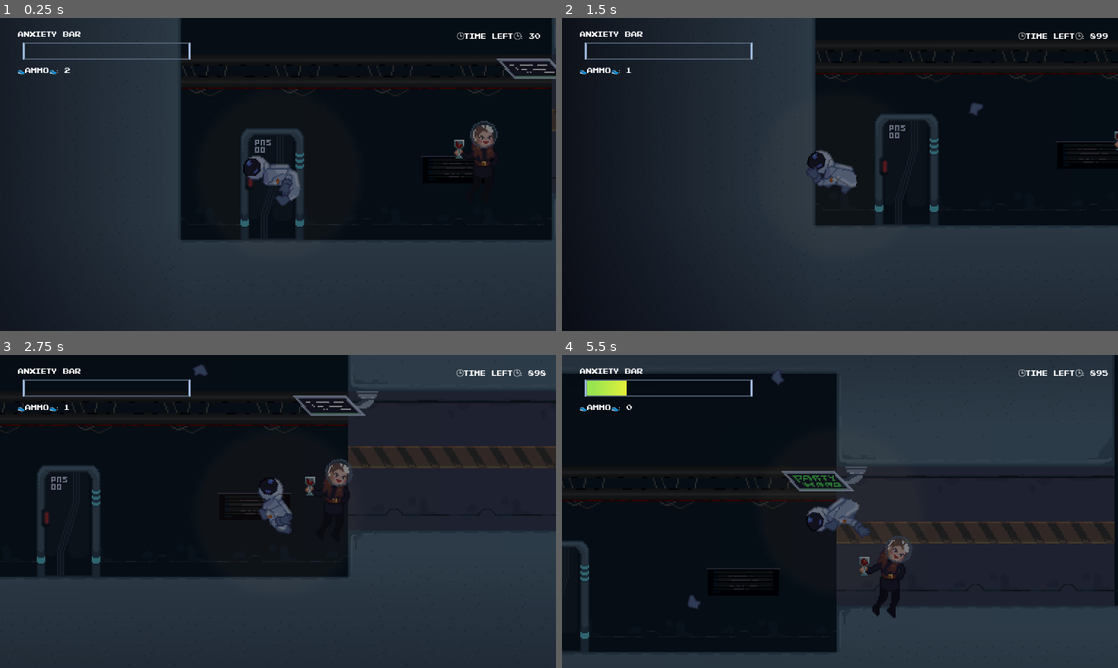
Above: before the commit, frames 1-4 (two rows, left to right).
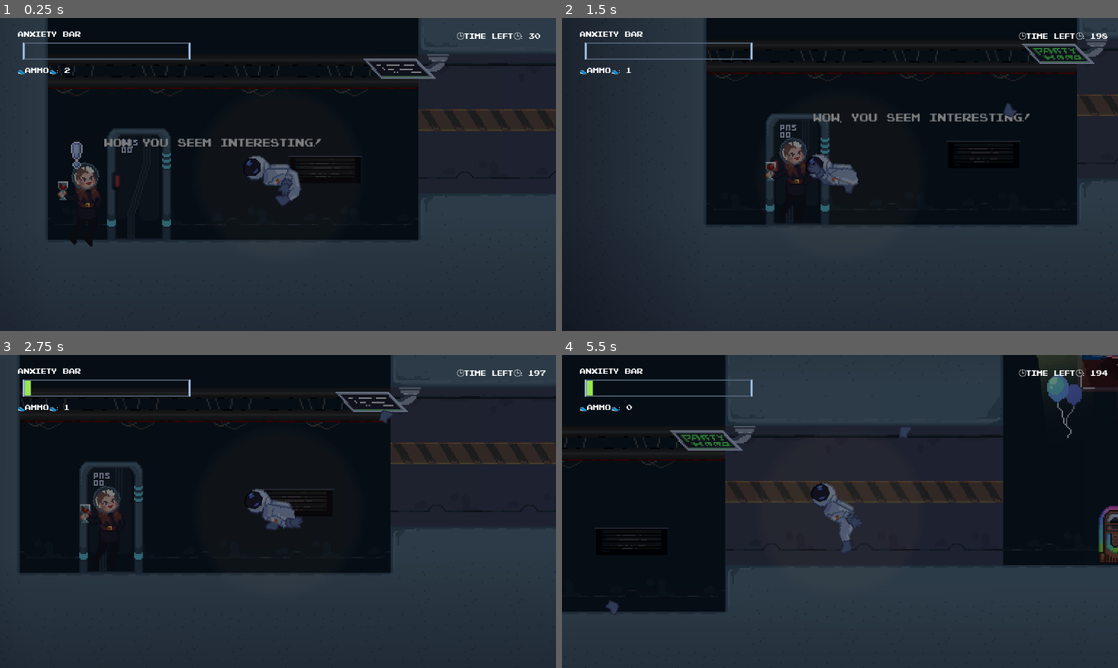
Above: after the commit, the same moments.

Repository: PiotrusWatson/last_party
Game: Godot game, scene res://worlds/piotrus_scene.tscn
Same seed, same stepped clock (60 frames per second), same inputs: the game is played once before the commit and once after it. This scene is started directly instead of the project's main scene.
Inputs (mouse positions are in pixels of both pictures, inside the frame that each line leads up to):
- Up to frame 1 (0.25 s): no input
- Up to frame 2 (1.5 s): move the mouse to (962, 158) at 0.52 s; right-click (962, 158) at 0.6 s; move the mouse to (728, 190) at 1.27 s; click (728, 190) at 1.35 s
- Up to frame 3 (2.75 s): move the mouse to (333, 442) at 2.02 s; tap E (Interact) at 2.1 s
- Up to frame 4 (5.5 s): move the mouse to (812, 574) at 2.77 s; right-click (812, 574) at 2.85 s; move the mouse to (1006, 558) at 3.52 s; press the mouse at (1006, 558) at 3.53 s; move the mouse to (673, 464) at 4.27 s; release the mouse at (673, 464) at 4.28 s; tap E (Interact) at 4.35 s; move the mouse to (867, 511) at 5.02 s; right-click (867, 511) at 5.1 s

The runs differ from the first frame. In frame 1, 31% of the frame differs, in the area x 0-100%, y 0-82%; in frame 2, 19%; in frame 3, 13%; in frame 4, 41%, in the area x 0-100%, y 0-95%.

Commit message:
sanna marin jumpscares you and then u have to run and the timer is sensible now

Diff:
--- a/worlds/piotrus_scene.tscn
+++ b/worlds/piotrus_scene.tscn
@@ -370,7 +370,7 @@
 script = ExtResource("1_d6a5b")
 
 [node name="Player" parent="." instance=ExtResource("1_xf4hq")]
-position = Vector2(99, -13)
+position = Vector2(191, -13)
 
 [node name="MainCamera" parent="." node_paths=PackedStringArray("thing_to_follow") instance=ExtResource("3_st8m8")]
 thing_to_follow = NodePath("../Player")
@@ -493,7 +493,7 @@
 script = ExtResource("10_gu7p8")
 
 [node name="GameTimer" type="Timer" parent="God"]
-wait_time = 900.0
+wait_time = 200.0
 one_shot = true
 autostart = true
 
@@ -945,7 +945,7 @@
 texture = SubResource("GradientTexture2D_h83uk")
 
 [node name="Partygoer" parent="." instance=ExtResource("20_psvbb")]
-position = Vector2(237, -17)
+position = Vector2(52, 13)
 
 [connection signal="timeout" from="God/GameTimer" to="God" method="_on_game_timer_timeout"]
 [connection signal="timeout" from="God/GameTick" to="God" method="_on_game_tick_timeout"]
